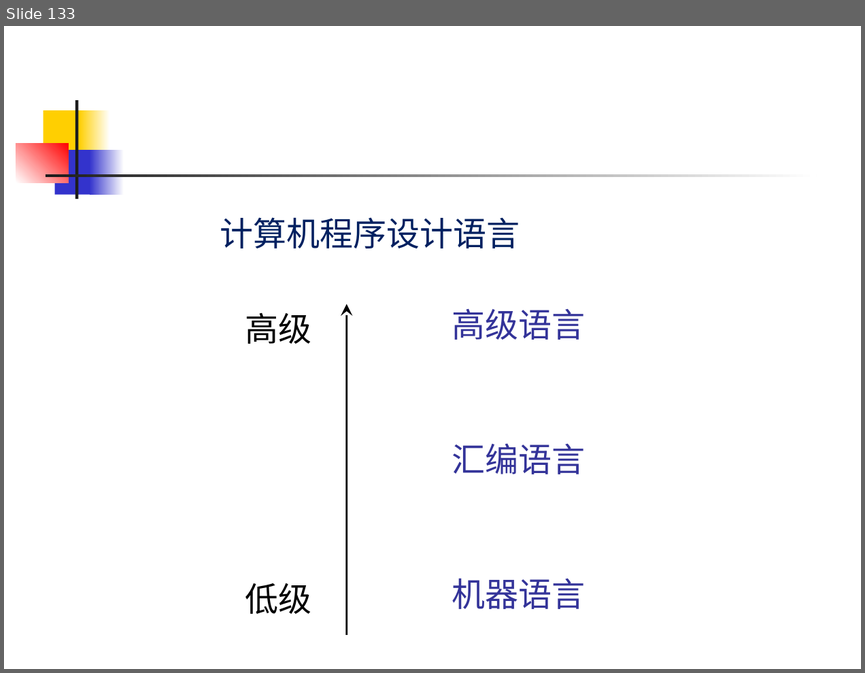
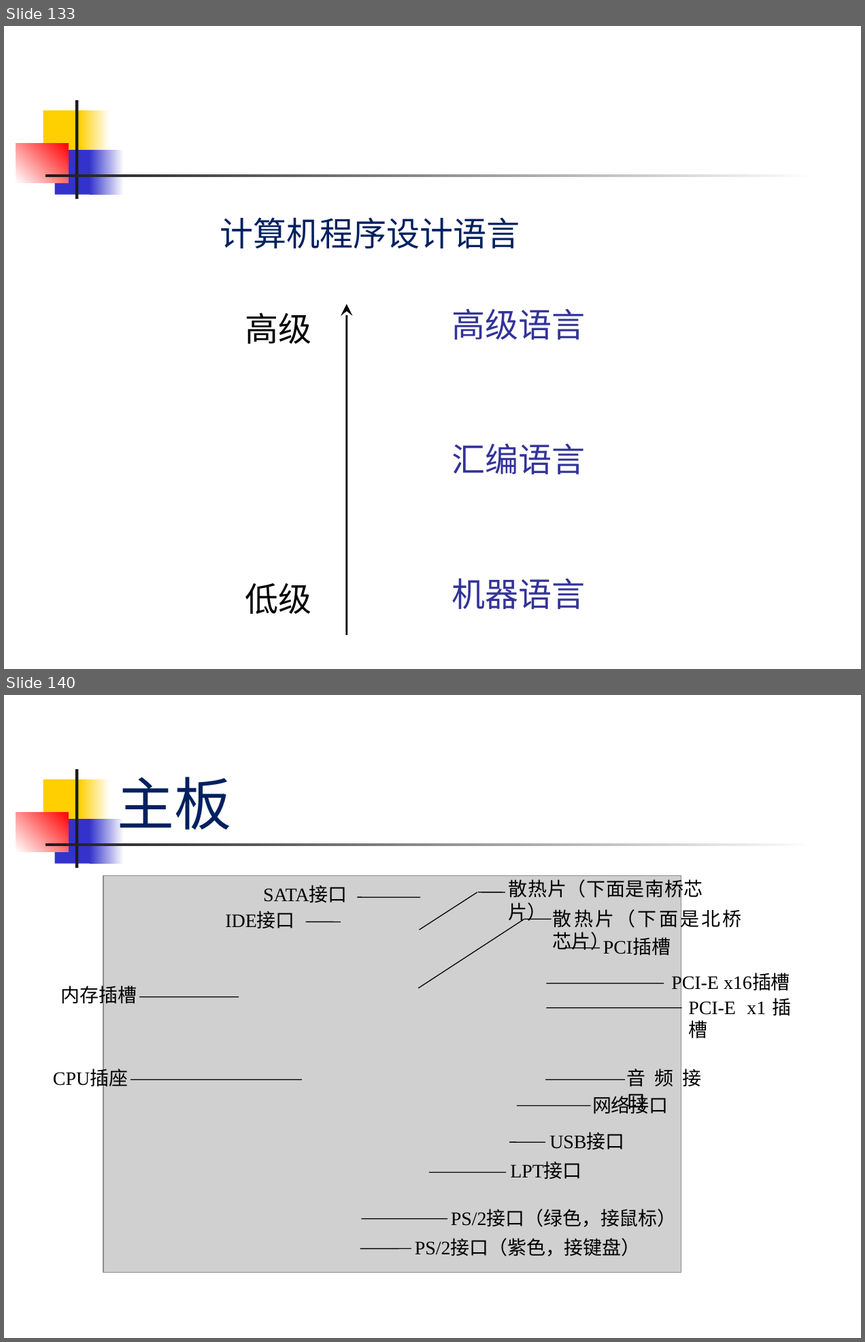
Before and after one commit to sans123wx/class, a slide deck: 计算机应用基础/第1章计算机基础/第1.1章 计算机概述 .pptx. Shown one above the other, each under a label of ours: slide 133 before the commit, slides 133 and 140 after it; the slides between them are not shown. The pictures are 865x673 and 865x1342 pixels, drawn with LibreOffice and Linux fonts; fonts in the diff are those of the drawing; grey boxes stand for pictures. Boxes give left, top, right and bottom in pixels: in the first picture for what was removed or moved away, otherwise in the second. Text is boxed around its words. In the diff, an @@ line names an element or a change of style, - is before the commit and + after.

```diff
--- a/计算机应用基础/第1章计算机基础/第1.1章 计算机概述 .pptx
+++ b/计算机应用基础/第1章计算机基础/第1.1章 计算机概述 .pptx
@@ slide 140 added at bbox=[4, 695, 861, 1338], background #FFFFFF; not listed: 7 template elements that a slide beside it also shows @@
@@ title added at bbox=[117, 777, 231, 830], 48 pt, text #002060 @@
+主板
@@ group added at bbox=[53, 876, 790, 1272]: 17 lines, 15 texts, 1 picture @@
+PS/2接口（紫色，接键盘）
+PS/2接口（绿色，接鼠标）
+散热片（下面是南桥芯片）
+散热片（下面是北桥芯片）
+PCI插槽
+网络接口
+音频接口
+USB接口
+LPT接口
+PCI-E x16插槽
+PCI-E x1插槽
+CPU插座
+内存插槽
+IDE接口
+SATA接口
```
Also in this commit, not shown: 88 slides changed, 15 other slides added, 2 other files.
